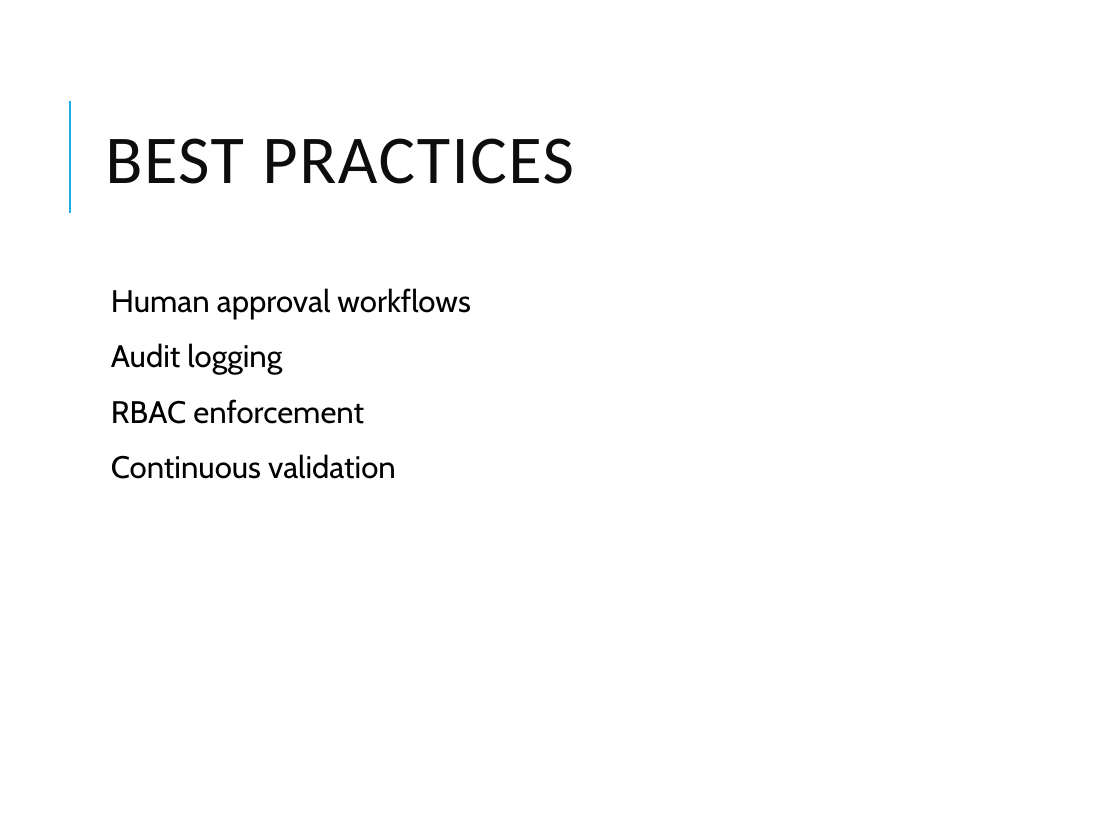
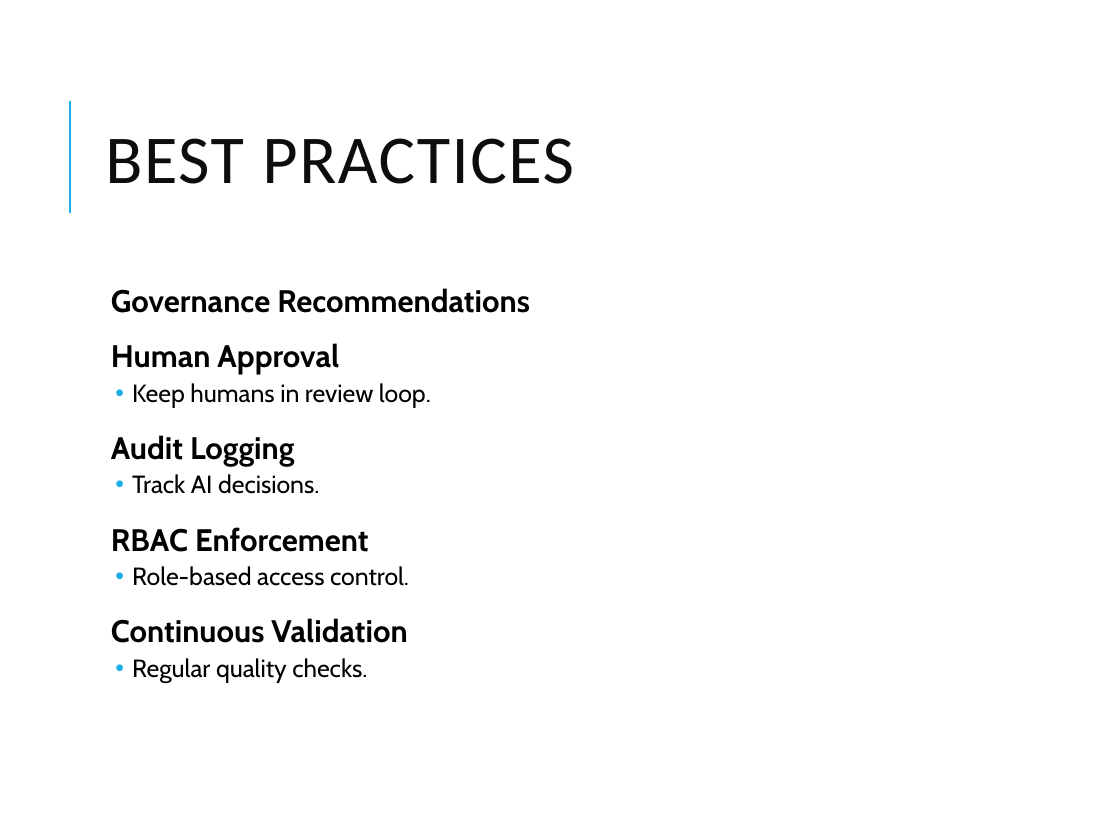
Before and after one commit to vikash-verma-profile/SIG-GENAI-May-2026, a slide deck: slide 53 of Week-3/Day-3/AI_Governance_Lineage_Metadata_Automation.pptx (slide 31 before the commit). Drawn at 1120x840 pixels with LibreOffice and Linux fonts; fonts in the diff are those of the drawing. Boxes give left, top, right and bottom in pixels: in the first picture for what was removed or moved away, otherwise in the second. Text is boxed around its words. In the diff, an @@ line names an element or a change of style, - is before the commit and + after.

```diff
--- a/Week-3/Day-3/AI_Governance_Lineage_Metadata_Automation.pptx
+++ b/Week-3/Day-3/AI_Governance_Lineage_Metadata_Automation.pptx
@@ text at bbox=[111, 288, 530, 682]: text changed; bold on @@
-  Human approval workflows
-  Audit logging
-  RBAC enforcement
-  Continuous validation
+  Governance Recommendations
+  Human Approval
+  • Keep humans in review loop.
+  Audit Logging
+  • Track AI decisions.
+  RBAC Enforcement
+  • Role-based access control.
+  Continuous Validation
+  • Regular quality checks.
```
Also in this commit, not shown: 19 other slides changed, 22 slides added, 1 other file.
